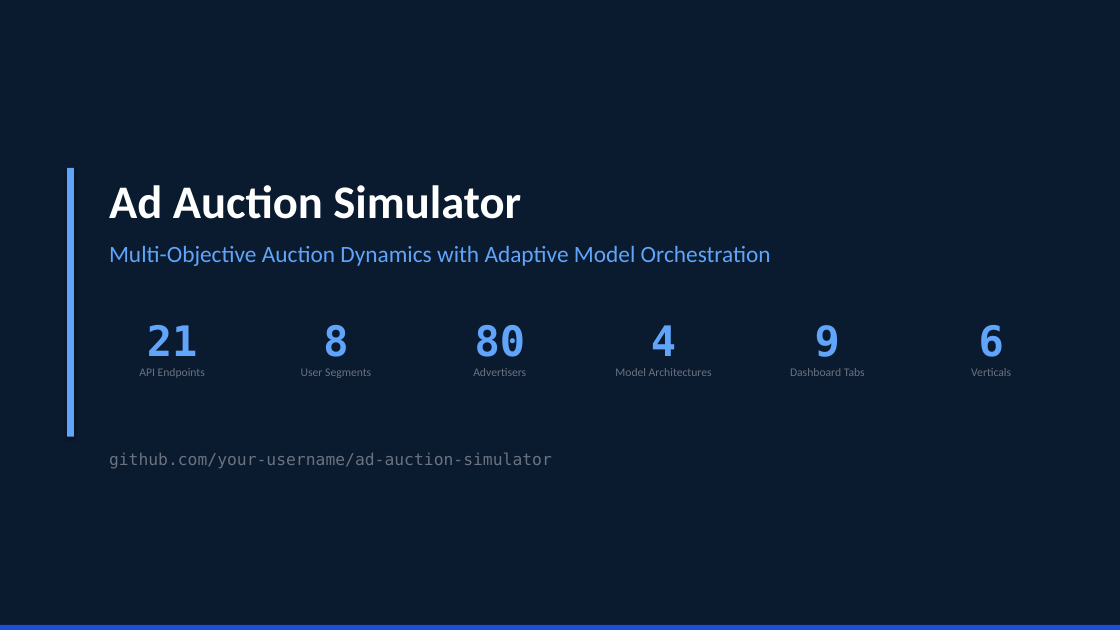
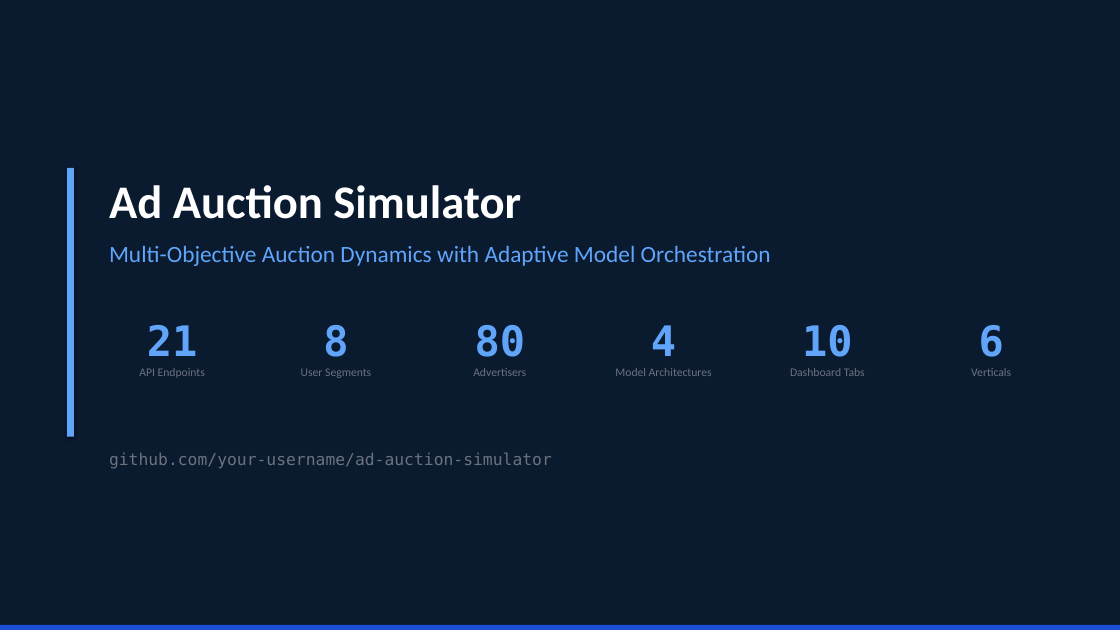
Before and after one commit to yunycao/202602_ad_auction_simulator, a slide deck: slide 12 of Ad_Auction_Simulator_Dashboard.pptx (slide 11 before the commit). Drawn at 1120x630 pixels with LibreOffice and Linux fonts; fonts in the diff are those of the drawing. Boxes give left, top, right and bottom in pixels: in the first picture for what was removed or moved away, otherwise in the second. Text is boxed around its words. In the diff, an @@ line names an element or a change of style, - is before the commit and + after.

```diff
--- a/Ad_Auction_Simulator_Dashboard.pptx
+++ b/Ad_Auction_Simulator_Dashboard.pptx
@@ text at (x1=802, y1=325, x2=853, y2=357): text changed @@
-9
+10
```
Also in this commit, not shown: 1 other slide changed, 1 slide added, 5 other files.
